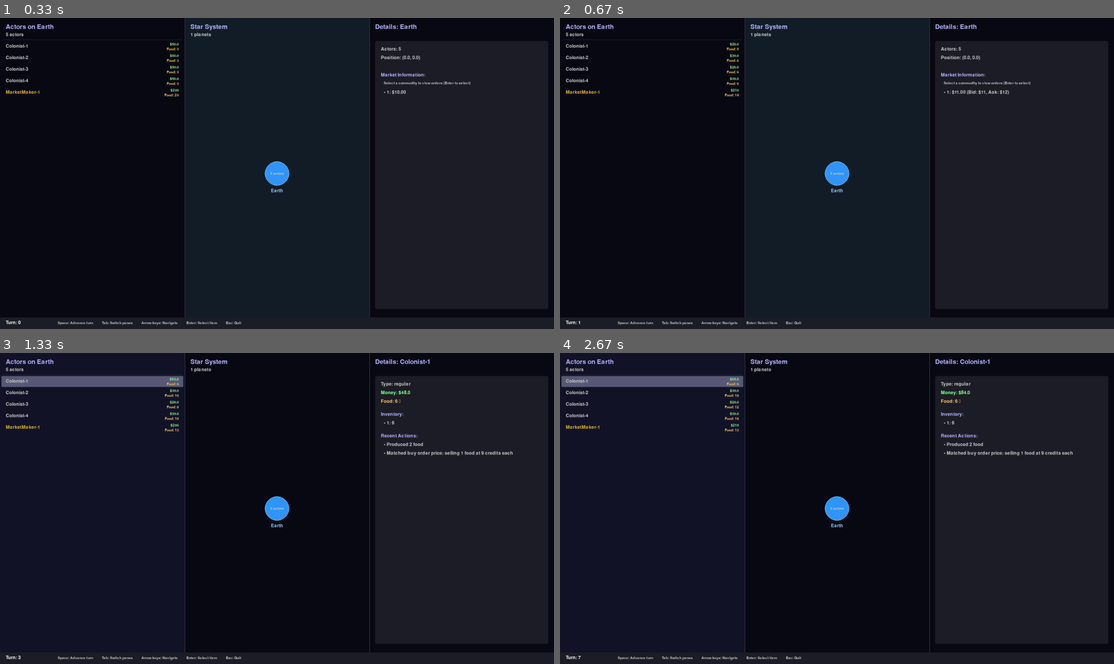
Above: before the commit, frames 1-4 (two rows, left to right).
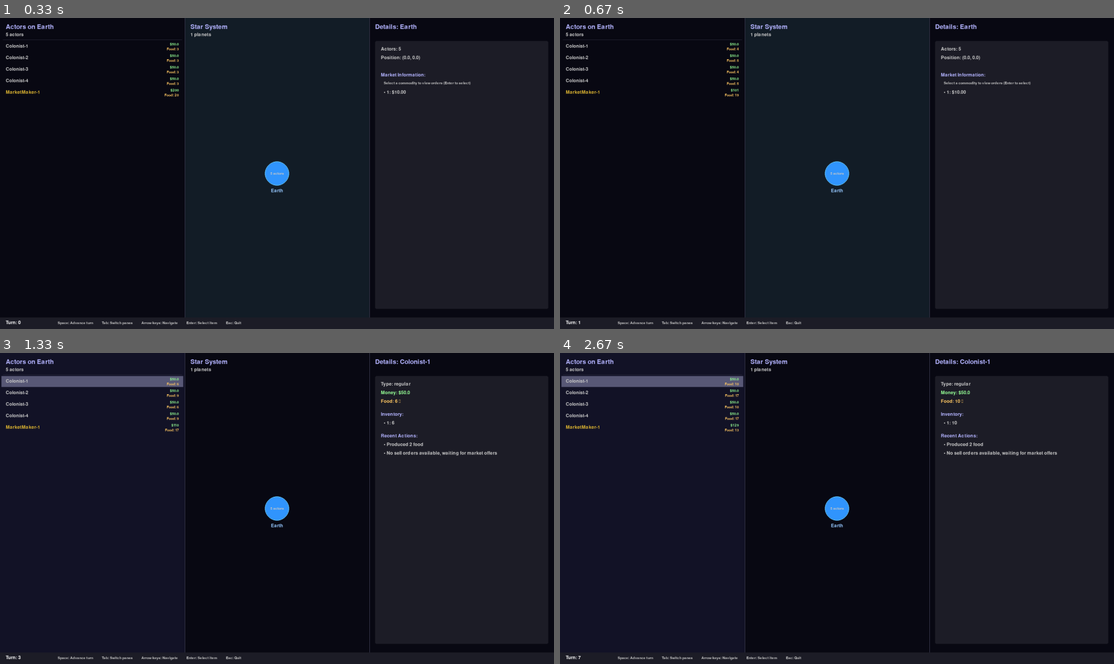
Above: after the commit, the same moments.

Repository: tcgarvin/spacesim2
Game: pygame game, started from spacesim2/__main__.py
Same seed, same stepped clock (60 frames per second), same inputs: the game is played once before the commit and once after it.
Inputs:
- Up to frame 1 (0.33 s): no input
- Up to frame 2 (0.67 s): tap Space at 0.33 s
- Up to frame 3 (1.33 s): hold Right 0.67-1.13 s; tap Space at 0.73, 1.03 s; click "Food: 6" at 1.22 s
- Up to frame 4 (2.67 s): hold Up 1.5-1.8 s; tap Space at 1.57, 1.9, 2.2, 2.4 s; hold Right 1.83-2.3 s; hold Left from 2.33 s (still down)

Frame 1 is identical in both runs. In frame 2, 0.1% of the frame differs, in the area x 31-82%, y 7-26%; in frame 3, 0.2%; in frame 4, 0.3%, in the area x 29-93%, y 7-34%.

Commit message:
Single commodity market seems to be working

Diff:
--- a/pyproject.toml
+++ b/pyproject.toml
@@ -5,7 +5,9 @@
 readme = "README.md"
 requires-python = ">=3.11"
 dependencies = [
+    "matplotlib>=3.10.1",
     "pygame>=2.5.0; platform_system != 'Windows' or python_version < '3.12'",
+    "scipy>=1.15.2",
 ]
 
 [project.optional-dependencies]
--- a/spacesim2/core/actor.py
+++ b/spacesim2/core/actor.py
@@ -104,21 +104,12 @@
         food_quantity = self.actor.inventory.get_quantity(commodity_type)
         available_inventory = self.actor.inventory.get_available_quantity(commodity_type)
 
-        # Get current market price for reference
-        food_price = market.get_avg_price(commodity_type)
-
-        # Cancel existing buy orders if we have enough food now
-        total_existing_buy_quantity = sum(order.quantity for order in buy_orders)
-        if food_quantity + total_existing_buy_quantity >= 5 and buy_orders:
-            for order in buy_orders:
-                market.cancel_order(order.order_id)
-            self.actor.last_market_action = f"Canceled {len(buy_orders)} buy orders, now have enough food"
-
-        # Cancel existing sell orders if we need the food now
-        if food_quantity < 5 and sell_orders:
-            for order in sell_orders:
-                market.cancel_order(order.order_id)
-            self.actor.last_market_action = f"Canceled {len(sell_orders)} sell orders, need the food"
+        # Cancel existing buy orders
+        for order in buy_orders:
+            market.cancel_order(order.order_id)
+
+        for order in sell_orders:
+            market.cancel_order(order.order_id)
 
         # Refresh inventory and orders after cancellations
         available_inventory = self.actor.inventory.get_available_quantity(commodity_type)
@@ -127,7 +118,7 @@
         sell_orders = existing_orders["sell"]
 
         # Check if we need to buy food (less than 6 units)
-        if food_quantity < 6 and not buy_orders:
+        if food_quantity < 30:
             # Calculate how much food we need
             quantity_to_buy = 6 - food_quantity
 
@@ -157,32 +148,14 @@
                         self.actor.active_orders[order_id] = f"buy {commodity_type.name}"
                         self.actor.last_market_action = f"Matched sell order price: buying {max_affordable_quantity} food at {best_sell_order.price} credits each"
                 else:
-                    # We can't afford any food at current prices - place a lower buy order
-                    # Calculate a price we can afford
-                    affordable_price = self.actor.money // quantity_to_buy if quantity_to_buy > 0 else 0
-
-                    if affordable_price > 0:
-                        order_id = market.place_buy_order(self.actor, commodity_type, quantity_to_buy, affordable_price)
-                        if order_id:
-                            self.actor.active_orders[order_id] = f"buy {commodity_type.name}"
-                            self.actor.last_market_action = f"Can't afford market price, placed buy order: {quantity_to_buy} food at {affordable_price} credits each"
+                    # If we can't afford the market price, we don't place any order
+                    self.actor.last_market_action = f"Can't afford market price of {best_sell_order.price}, no buy order placed"
             else:
-                # No sell orders to match, place our own buy order
-                # Calculate a reasonable price based on the last traded price or base price
-                if self.actor.money >= quantity_to_buy:
-                    buy_price = max(int(food_price * 1.05), quantity_to_buy * 2)  # Slightly above market price
-
-                    # Make sure we don't spend all our money
-                    max_affordable_quantity = min(quantity_to_buy, self.actor.money // buy_price)
-
-                    if max_affordable_quantity > 0:
-                        order_id = market.place_buy_order(self.actor, commodity_type, max_affordable_quantity, buy_price)
-                        if order_id:
-                            self.actor.active_orders[order_id] = f"buy {commodity_type.name}"
-                            self.actor.last_market_action = f"No matching sell orders, placed buy order: {max_affordable_quantity} food at {buy_price} credits each"
+                # No sell orders to match, we don't place any order until someone is selling
+                self.actor.last_market_action = f"No sell orders available, waiting for market offers"
 
         # Check if we should sell excess food (more than 6 units)
-        if available_inventory > 6 and not sell_orders:
+        if available_inventory > 30:
             # Calculate how much food we can sell
             quantity_to_sell = available_inventory - 6
 
@@ -197,36 +170,17 @@
                 # Start with the highest price buy order
                 best_buy_order = market_buy_orders[0]
 
-                # Calculate a reasonable minimum sell price
-                min_sell_price = max(int(food_price * 0.9), 7)  # At least 90% of average price
-
-                # Check if the best buy price is acceptable
-                if best_buy_order.price >= min_sell_price:
-                    # Place a matching sell order at exactly the buyer's price
-                    order_id = market.place_sell_order(
-                        self.actor, commodity_type, quantity_to_sell, best_buy_order.price
-                    )
-                    if order_id:
-                        self.actor.active_orders[order_id] = f"sell {commodity_type.name}"
-                        self.actor.last_market_action = f"Matched buy order price: selling {quantity_to_sell} food at {best_buy_order.price} credits each"
-                else:
-                    # The best buy price is too low for us
-                    # Place a sell order slightly below market price but above our minimum
-                    sell_price = max(int(food_price * 0.95), min_sell_price)  # 95% of market price
-
-                    order_id = market.place_sell_order(self.actor, commodity_type, quantity_to_sell, sell_price)
-                    if order_id:
-                        self.actor.active_orders[order_id] = f"sell {commodity_type.name}"
-                        self.actor.last_market_action = f"Buy prices too low, placed sell order: {quantity_to_sell} food at {sell_price} credits each"
-            else:
-                # No buy orders to match, place our own sell order
-                # Calculate a reasonable price based on the last traded price or base price
-                sell_price = max(int(food_price * 0.95), 8)  # Slightly below market price
-
-                order_id = market.place_sell_order(self.actor, commodity_type, quantity_to_sell, sell_price)
+                # Accept any price - regular actors are price takers
+                # Place a matching sell order at exactly the buyer's price
+                order_id = market.place_sell_order(
+                    self.actor, commodity_type, quantity_to_sell, best_buy_order.price
+                )
                 if order_id:
                     self.actor.active_orders[order_id] = f"sell {commodity_type.name}"
-                    self.actor.last_market_action = f"No matching buy orders, placed sell order: {quantity_to_sell} food at {sell_price} credits each"
+                    self.actor.last_market_action = f"Matched buy order price: selling {quantity_to_sell} food at {best_buy_order.price} credits each"
+            else:
+                # No buy orders to match, we don't place any order until someone is buying
+                self.actor.last_market_action = f"No buy orders available, waiting for market offers"
 
 
 class MarketMakerBrain(ActorBrain):
@@ -259,212 +213,120 @@
             return
 
         market = self.actor.planet.market
-        commodity_type = CommodityType.RAW_FOOD
-
-        # Get market statistics
-        avg_price = market.get_avg_price(commodity_type)
+        commodity_type = CommodityType.RAW_FOOD  # adjust as needed
+
+        # Cancel all existing orders before creating new ones
+        existing_orders = market.get_actor_orders(self.actor)
+        for order in existing_orders["buy"] + existing_orders["sell"]:
+            market.cancel_order(order.order_id)
+
+        # Get market statistics (30-day moving averages)
+        average_volume = market.get_30_day_average_volume(commodity_type)
+        average_price = market.get_30_day_average_price(commodity_type)
+        price_sigma = max(market.get_30_day_standard_deviation(commodity_type), 1.0)
+
+        # Determine target inventory (30 days of volume + 1) and current inventory ratio
         current_inventory = self.actor.inventory.get_quantity(commodity_type)
-        available_inventory = self.actor.inventory.get_available_quantity(commodity_type)
-
-        # Calculate available funds (money minus what's already reserved)
-        available_funds = self.actor.money
-
-        # Get existing orders
-        existing_orders = market.get_actor_orders(self.actor)
-        buy_orders = existing_orders["buy"]
-        sell_orders = existing_orders["sell"]
-
-        # Initialize market action tracking
+        target_inventory = average_volume * 30 + 1
+        inventory_ratio = current_inventory / target_inventory
+
+        # Calculate curve percentile as in Kotlin:
+        # curvePercentile = max(0.01, min(0.99, 1 - (0.5 * (current_inventory / target_inventory))))
+
+        curve_percentile = max(0.2, min(0.8, 1 - (0.5 * inventory_ratio)))
+
+        from math import ceil, floor
+        from scipy.stats import norm
+
+        # Compute target prices using the inverse cumulative distribution (similar to priceDist.inverseCumulativeProbability)
+        target_sell_price = ceil(norm.ppf(curve_percentile, loc=average_price, scale=price_sigma))
+        target_buy_price = floor(norm.ppf(curve_percentile, loc=average_price, scale=price_sigma))
+        if target_buy_price <= 0:
+            target_buy_price = 1
+        if target_buy_price <= target_sell_price:
+            target_sell_price = target_buy_price + 1
+
         buy_actions = []
         sell_actions = []
 
-        # Determine if we have sufficient market history to make informed decisions
         if market.has_history(commodity_type):
-            # Implement sophisticated market making based on Kotlin example
-
-            # 1. Calculate target inventory based on recent volume
-            # Target = 30 days of average volume + 1 (like in Kotlin version)
-            average_volume = market.get_30_day_average_volume(commodity_type)
-            target_inventory = int(average_volume * 30) + 1
-
-            # 2. Calculate inventory ratio (current vs target)
-            inventory_ratio = current_inventory / target_inventory if target_inventory > 0 else 0
-
-            # 3. Calculate price adjustment based on inventory
-            # Use a curve where we sell at higher prices when inventory is high
-            # and buy at higher prices when inventory is low
-
-            # Adjust curve percentile based on inventory ratio (similar to Kotlin's logic)
-            # Lower curve_percentile = higher buy prices, lower sell prices
-            # Higher curve_percentile = lower buy prices, higher sell prices
-            curve_percentile = max(0.1, min(0.9, 1 - (0.5 * inventory_ratio)))
-
-            # Get price statistics from market history (like in Kotlin)
-            average_price = market.get_30_day_average_price(commodity_type)
-            price_sigma = max(market.get_30_day_standard_deviation(commodity_type), 1.0)
-
-            # Calculate price points using price_sigma as a measure of volatility
-            # Higher sigma = wider spread, lower sigma = tighter spread
-            # This approximates the normal distribution approach in Kotlin
-            target_buy_price = int(average_price - ((1 - curve_percentile) * price_sigma))
-            target_sell_price = int(average_price + (curve_percentile * price_sigma))
-
-            # Make sure buy and sell prices are distinct
-            if target_buy_price >= target_sell_price:
-                target_sell_price = target_buy_price + 1
-
-            # Manage existing buy orders - cancel any that are too far from current market
-            for order in buy_orders:
-                # If the order is older than 5 turns or the price is significantly wrong, cancel it
-                age = market.current_turn - order.created_turn
-                price_diff_percent = abs(order.price - target_buy_price) / target_buy_price if target_buy_price > 0 else 0
-
-                if age > 5 or price_diff_percent > 0.3:  # 30% price difference
-                    market.cancel_order(order.order_id)
-                    buy_actions.append(f"Canceled {order.quantity}@{order.price}")
-
-            # Manage existing sell orders - cancel any that are too far from current market
-            for order in sell_orders:
-                # If the order is older than 5 turns or the price is significantly wrong, cancel it
-                age = market.current_turn - order.created_turn
-                price_diff_percent = abs(order.price - target_sell_price) / target_sell_price if target_sell_price > 0 else 0
-
-                if age > 5 or price_diff_percent > 0.3:  # 30% price difference
-                    market.cancel_order(order.order_id)
-                    sell_actions.append(f"Canceled {order.quantity}@{order.price}")
-
-            # Refresh order lists after cancellations
-            existing_orders = market.get_actor_orders(self.actor)
-            buy_orders = existing_orders["buy"]
-            sell_orders = existing_orders["sell"]
-
-            # Update available funds and inventory after cancellations
-            available_funds = self.actor.money
-            available_inventory = self.actor.inventory.get_available_quantity(commodity_type)
-
-            # Calculate allocated funds for new orders (30% of available money)
-            allocated_funds = int(available_funds * 0.3)
-
-            # Create multiple buy orders at different price points
+            # --- Sell Orders ---
+            # Only place sell orders if we have any inventory
+            if current_inventory > 0:
+                MAX_SELL_ORDERS = 10
+                curve_percentile_step = (1 - curve_percentile) / MAX_SELL_ORDERS
+                sell_percentiles = [curve_percentile + i * curve_percentile_step for i in range(MAX_SELL_ORDERS)]
+                # For each percentile, determine a price using the normal distribution inverse, ensuring a minimum price of 2.
+                sell_prices = [max(int(norm.ppf(p, loc=average_price, scale=price_sigma)) + 1, 2) for p in sell_percentiles]
+                target_order_size = ceil(current_inventory / MAX_SELL_ORDERS)
+
+                # Group orders by identical price (combine orders at the same price)
+                sell_price_counts = {}
+                for price in sell_prices:
+                    sell_price_counts[price] = sell_price_counts.get(price, 0) + 1
+
+                amount_remaining = current_inventory
+                for price, count in sell_price_counts.items():
+                    if amount_remaining <= 0:
+                        break
+                    order_size = min(amount_remaining, target_order_size * count)
+                    amount_remaining -= order_size
+                    order_id = market.place_sell_order(self.actor, commodity_type, order_size, price)
+                    if order_id:
+                        sell_actions.append(f"New {order_size}@{price}")
+                        self.actor.active_orders[order_id] = f"sell {commodity_type.name}"
+
+            # --- Buy Orders ---
+            # In Kotlin, funds are allocated separately. Here, we use 30% of available funds.
+            allocated_funds = int(self.actor.money * 0.3)
             if allocated_funds > 0:
-                MAX_BUY_ORDERS = 5  # Like in Kotlin (simplified from 10)
+                MAX_BUY_ORDERS = 10
                 curve_percentile_step = curve_percentile / MAX_BUY_ORDERS
-
-                buy_percentiles = [curve_percentile - (i * curve_percentile_step) for i in range(MAX_BUY_ORDERS)]
-                buy_prices = [max(1, int(average_price - ((1 - p) * price_sigma))) for p in buy_percentiles]
-
-                # Group prices to combine orders at the same price point
+                buy_percentiles = [curve_percentile - i * curve_percentile_step for i in range(MAX_BUY_ORDERS)]
+                # For each percentile, compute a price ensuring a minimum price of 1.
+                buy_prices = [max(int(norm.ppf(p, loc=average_price, scale=price_sigma)), 1) for p in buy_percentiles]
+                target_order_size = ceil(allocated_funds / target_buy_price)
+
+                # Group orders by identical price.
                 buy_price_counts = {}
                 for price in buy_prices:
                     buy_price_counts[price] = buy_price_counts.get(price, 0) + 1
 
-                # Calculate order size based on allocated funds
-                target_order_size = int(allocated_funds / sum(buy_price_counts.keys())) if buy_price_counts else 0
-
-                # Place orders
                 funds_remaining = allocated_funds
-                for price, count in sorted(buy_price_counts.items(), key=lambda x: -x[0]):  # Higher prices first
+                for price, count in buy_price_counts.items():
                     if funds_remaining <= 0:
                         break
-
-                    # Skip if we already have an order at this price point
-                    if any(o.price == price for o in buy_orders):
-                        continue
-
-                    # Order size is proportional to the number of price points at this price
-                    quantity = min(int(funds_remaining / price), target_order_size * count)
-
-                    if quantity > 0:
-                        order_id = market.place_buy_order(self.actor, commodity_type, quantity, price)
-                        if order_id:  # Only track if order was actually placed
-                            funds_remaining -= quantity * price
-                            buy_actions.append(f"New {quantity}@{price}")
+                    order_size = min(funds_remaining // price, target_order_size * count)
+                    if order_size > 0:
+                        funds_remaining -= order_size * price
+                        order_id = market.place_buy_order(self.actor, commodity_type, order_size, price)
+                        if order_id:
+                            buy_actions.append(f"New {order_size}@{price}")
                             self.actor.active_orders[order_id] = f"buy {commodity_type.name}"
-
-            # Create multiple sell orders at different price points
-            # Keep at least 3 units for own consumption for a few turns
-            if available_inventory > 3:
-                MAX_SELL_ORDERS = 5  # Like in Kotlin (simplified from 10)
-                sellable_inventory = available_inventory - 3
-
-                curve_percentile_step = (1 - curve_percentile) / MAX_SELL_ORDERS
-                sell_percentiles = [curve_percentile + (i * curve_percentile_step) for i in range(MAX_SELL_ORDERS)]
-                sell_prices = [max(2, int(average_price + (p * price_sigma))) for p in sell_percentiles]
-
-                # Group prices to combine orders at the same price point
-                sell_price_counts = {}
-                for price in sell_prices:
-                    sell_price_counts[price] = sell_price_counts.get(price, 0) + 1
-
-                # Calculate order size based on available inventory
-                target_order_size = int(sellable_inventory / len(sell_price_counts)) if sell_price_counts else 0
-
-                # Place orders
-                inventory_remaining = sellable_inventory
-                for price, count in sorted(sell_price_counts.items()):  # Lower prices first
-                    if inventory_remaining <= 0:
-                        break
-
-                    # Skip if we already have an order at this price point
-                    if any(o.price == price for o in sell_orders):
-                        continue
-
-                    # Order size is proportional to the number of price points at this price
-                    quantity = min(inventory_remaining, target_order_size * count)
-
-                    if quantity > 0:
-                        order_id = market.place_sell_order(self.actor, commodity_type, quantity, price)
-                        if order_id:  # Only track if order was actually placed
-                            inventory_remaining -= quantity
-                            sell_actions.append(f"New {quantity}@{price}")
-                            self.actor.active_orders[order_id] = f"sell {commodity_type.name}"
         else:
-            # Bootstrapping mode - cancel existing orders first and start fresh
-            for order in buy_orders + sell_orders:
-                market.cancel_order(order.order_id)
-
-            # Update available funds and inventory after cancellations
-            available_funds = self.actor.money
-            available_inventory = self.actor.inventory.get_available_quantity(commodity_type)
-
-            # Calculate allocated funds for new orders (30% of available money)
-            allocated_funds = int(available_funds * 0.3)
-
-            # Simple buy orders at different price points
-            base_price = CommodityType.get_base_price(commodity_type)
-
-            # Place buy orders at 90%, 80%, 70% of base price
-            for factor in [0.9, 0.8, 0.7]:
-                buy_price = max(1, int(base_price * factor))
-                buy_quantity = max(1, int(allocated_funds / (3 * buy_price)))
-
-                if buy_quantity > 0:
-                    order_id = market.place_buy_order(self.actor, commodity_type, buy_quantity, buy_price)
+            # --- Bootstrapping Orders ---
+            # In bootstrapping mode (market has no history), mimic Kotlin's bootstrappingOrders:
+            # Only buy orders are placed at prices determined by dividing allocated funds by 1, 2, and 4.
+            allocated_funds = int(self.actor.money * 0.3)
+            # Note: We don't need to cancel orders here as they're already canceled at the beginning
+            buy_actions = []
+            for i in [1, 2, 4]:
+                if allocated_funds // i > 0:
+                    order_id = market.place_buy_order(self.actor, commodity_type, 1, allocated_funds // i)
                     if order_id:
-                        buy_actions.append(f"New {buy_quantity}@{buy_price}")
+                        buy_actions.append(f"New 1@{allocated_funds // i}")
                         self.actor.active_orders[order_id] = f"buy {commodity_type.name}"
 
-            # Place sell orders if we have inventory
-            if available_inventory > 3:
-                # Place sell orders at 110%, 120%, 130% of base price
-                for factor in [1.1, 1.2, 1.3]:
-                    sell_price = max(1, int(base_price * factor))
-                    sell_quantity = max(1, int((available_inventory - 3) / 3))
-
-                    if sell_quantity > 0:
-                        order_id = market.place_sell_order(self.actor, commodity_type, sell_quantity, sell_price)
-                        if order_id:
-                            sell_actions.append(f"New {sell_quantity}@{sell_price}")
-                            self.actor.active_orders[order_id] = f"sell {commodity_type.name}"
-
-        # Update last market action
-        # Count existing orders
-        existing_buy_count = len(existing_orders["buy"])
-        existing_sell_count = len(existing_orders["sell"])
-
-        buy_str = ", ".join(buy_actions) if buy_actions else "none"
-        sell_str = ", ".join(sell_actions) if sell_actions else "none"
-        self.actor.last_market_action = f"Market maker: {existing_buy_count} buy orders, {existing_sell_count} sell orders - Buy [{buy_str}], Sell [{sell_str}]"
+        # Update the actor's last market action summary.
+        existing_orders = market.get_actor_orders(self.actor)
+        buy_count = len(existing_orders["buy"])
+        sell_count = len(existing_orders["sell"])
+        buy_summary = ", ".join(buy_actions) if buy_actions else "none"
+        sell_summary = ", ".join(sell_actions) if sell_actions else "none"
+        self.actor.last_market_action = (
+            f"Market maker: {buy_count} buy orders, {sell_count} sell orders - Buy [{buy_summary}], Sell [{sell_summary}]"
+        )
+
 
 
 class Actor:
Not shown, changed: CLAUDE.md
Not shown, changed: docs/sim-design.md
Not shown, changed: uv.lock
